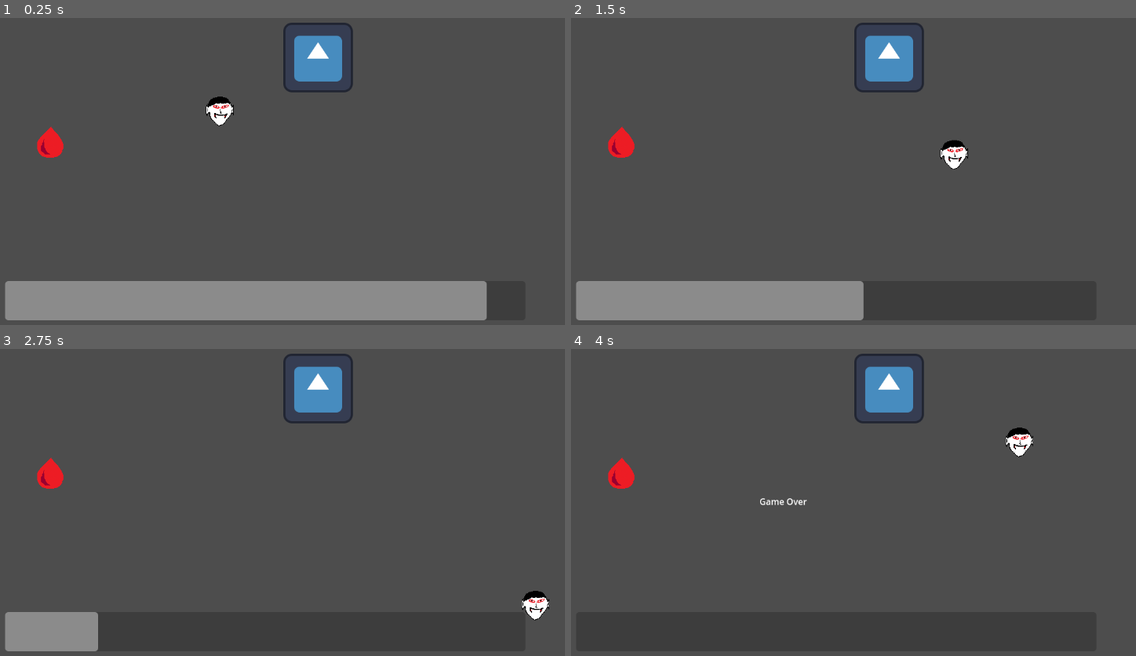
Above: before the commit, frames 1-4 (two rows, left to right).
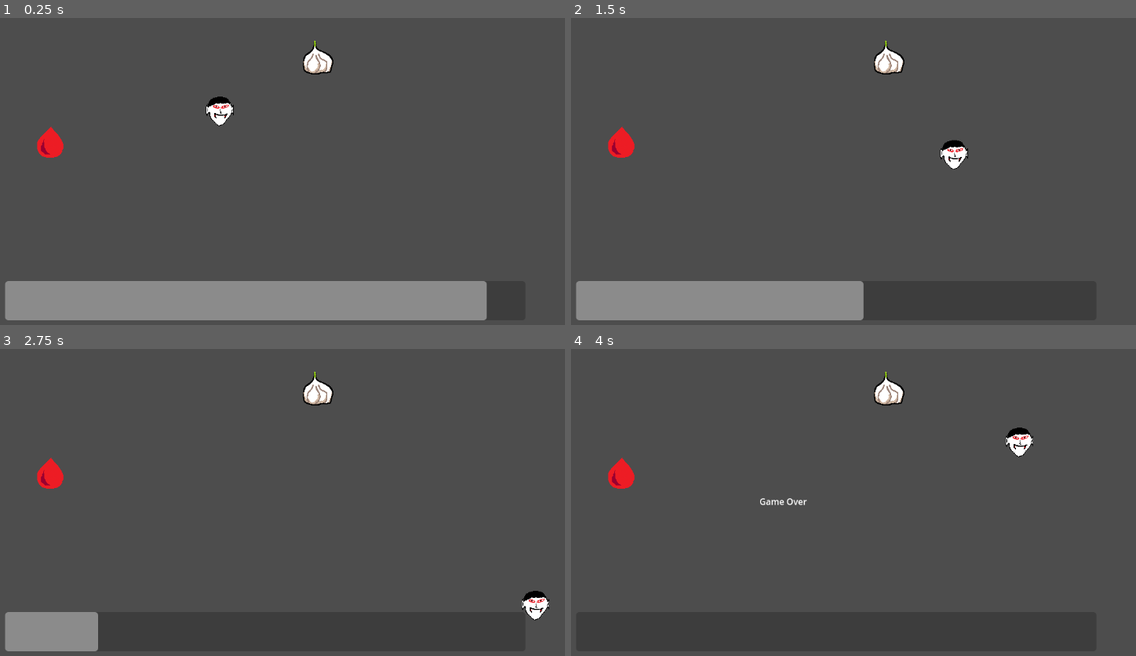
Above: after the commit, the same moments.

Repository: pbagnoud/trijam310
Game: Godot game, scene res://scene/main.tscn
Two runs of this game, one before a commit and one after it. Both use one fixed random seed, a clock stepped at 60 frames per second and the inputs below. The engine's default icon, where the game draws it, is replaced by a stand-in: a white triangle on a blue panel in a dark square.
Inputs:
- Up to frame 1 (0.25 s): no input
- Up to frame 2 (1.5 s): hold Right (move_right) 0.53-1.28 s; hold Down (move_down) from 1.28 s (still down)
- Up to frame 3 (2.75 s): release Down (move_down) at 2.03 s; hold Right (move_right) from 2.03 s (still down)
- Up to frame 4 (4 s): release Right (move_right) at 2.78 s; hold Up (move_up) 2.78-3.53 s; hold Left (move_left) from 3.53 s (still down)

The runs differ from the first frame. In frame 1, 1.6% of the frame differs, in the area x 50-63%, y 1-25%; in frame 2, 1.6%; in frame 3, 1.6%; in frame 4, 1.6%.

Commit message:
Ajouté collision avec ennemi

Diff:
--- a/trijam310/scene/ennemi.tscn
+++ b/trijam310/scene/ennemi.tscn
@@ -1,8 +1,16 @@
-[gd_scene load_steps=2 format=3 uid="uid://cxqdkl5h67ti0"]
+[gd_scene load_steps=3 format=3 uid="uid://dv1k4ufrimfnu"]
 
-[ext_resource type="Texture2D" uid="uid://by50rr17l74kq" path="res://asset/icon.svg" id="1_5syrn"]
+[ext_resource type="Texture2D" uid="uid://clak24u6nr3hi" path="res://asset/Ail.png" id="1_nebjo"]
+[ext_resource type="Script" path="res://script/ennemi.gd" id="1_scsg5"]
 
-[node name="Ennemi" type="CharacterBody2D"]
+[node name="Ennemi" type="Area2D"]
+collision_layer = 3
+script = ExtResource("1_scsg5")
 
 [node name="Sprite2D" type="Sprite2D" parent="."]
-texture = ExtResource("1_5syrn")
+texture = ExtResource("1_nebjo")
+
+[node name="CollisionPolygon2D" type="CollisionPolygon2D" parent="."]
+polygon = PackedVector2Array(-4, -27, -1, -16, 9, -12, 24, -4, 27, 13, 24, 28, -11, 31, -24, 24, -26, 2, -16, -11, -10, -19, -6, -31, -4, -28)
+
+[connection signal="body_entered" from="." to="." method="_on_body_entered"]
--- /dev/null
+++ b/trijam310/script/ennemi.gd
@@ -0,0 +1,18 @@
+extends Area2D
+
+signal hit
+
+# Called when the node enters the scene tree for the first time.
+func _ready() -> void:
+	pass # Replace with function body.
+
+
+# Called every frame. 'delta' is the elapsed time since the previous frame.
+func _process(delta: float) -> void:
+	pass
+
+
+func _on_body_entered(body: Node2D) -> void:
+	print("OUILLE")
+	hit.emit()
+	queue_free()
Binary file added: trijam310/asset/Ail.png
Not shown, added: trijam310/asset/Ail.png.import
Not shown: 1 places in trijam310/scene/main.tscn that only renumber resources
